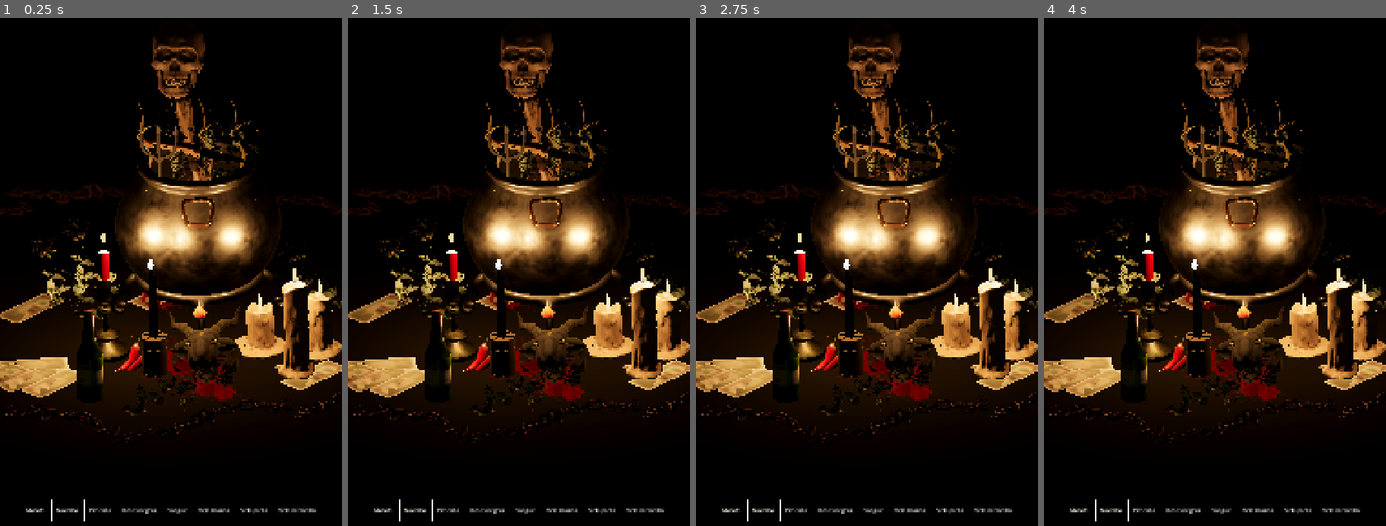
Above: before the commit, frames 1-4 (left to right).
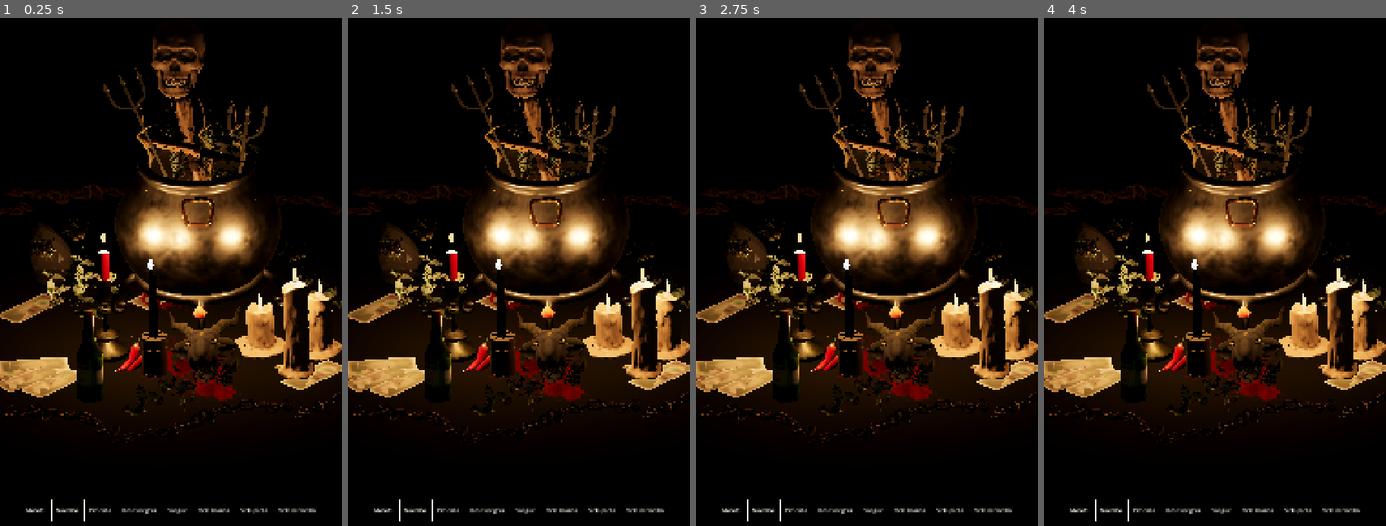
Above: after the commit, the same moments.

Repository: morphysm/BARCO
Game: Godot game, scene res://scenes/assentamento.tscn
Same seed, same stepped clock (60 frames per second), same inputs: the game is played once before the commit and once after it. This scene is started directly instead of the project's main scene.
Inputs:
- Up to frame 1 (0.25 s): no input
- Up to frame 2 (1.5 s): click "Marafo" at 0.5 s; click "Navalha" at 1.25 s
- Up to frame 3 (2.75 s): click "Pimenta" at 2 s
- Up to frame 4 (4 s): click "Rosas negras" at 2.75 s; click "Sangue" at 3.5 s

The runs differ from the first frame. In frame 1, 1.6% of the frame differs, in the area x 0-79%, y 9-73%; in frame 2, 1.6%; in frame 3, 1.6%; in frame 4, 1.6%.

Commit message:
Uma pedra preta, gerada
Nao havia modelo de pedra, e uma pedra e das poucas coisas que sai melhor
gerada que descarregada: e so massa irregular. tools/gerar_pedra.py faz
uma no Blender — 320 triangulos, 26 KB, sem textura nenhuma.

Duas decisoes que sao do `assentamento` e nao da geometria:

- nao e preta a serio nem fosca. Ao albedo 0.035 e aspereza 0.62 que tinha
  primeiro, desaparecia: na escuridao da nganga uma pedra preta fosca nao
  e uma pedra, e um buraco no ecra. Fica quase preta e POLIDA (aspereza
  0.22), e o que lhe da forma e o reflexo da chama a correr pelas arestas
- e achatada: uma pedra assenta, nao equilibra

Tambem estava a por-lha a x=-0.33, fora do alcance de qualquer vela — nao
era o material, era nao lhe chegar luz nenhuma. Fica a frente, onde a luz
bate.

A semente e argumento: outra semente da outra pedra.

Selo refeito: 46 pecas.

Co-Authored-By: Claude Opus 5 <noreply@anthropic.com>
Claude-Session: https://claude.ai/code/session_01SC7sH4GDne2bVDKqb8trML

Diff:
--- a/client/scenes/assentamento.tscn
+++ b/client/scenes/assentamento.tscn
@@ -18,8 +18,9 @@
 [ext_resource type="PackedScene" path="res://resources/modelos/one_dollar_bill.glb" id="16_xakwp"]
 [ext_resource type="PackedScene" path="res://resources/modelos/aranha.glb" id="17_dkeok"]
 [ext_resource type="PackedScene" path="res://resources/modelos/tridente.glb" id="18_lb37t"]
+[ext_resource type="PackedScene" path="res://resources/modelos/pedra_preta.glb" id="19_bb8c7"]
 
-[sub_resource type="StandardMaterial3D" id="StandardMaterial3D_dkeok"]
+[sub_resource type="StandardMaterial3D" id="StandardMaterial3D_lb37t"]
 albedo_color = Color(0.06, 0.055, 0.05, 1)
 
 [sub_resource type="PlaneMesh" id="PlaneMesh_l7rw8"]
@@ -169,4 +170,10 @@
 transform = Transform3D(-0.0001781154, 0.0021142657, 0.0005100553, 0.0004622271, 0.0005368699, -0.0020640055, -0.002125234, -6.0429782e-05, -0.0004916578, 0.032858267, 0.33121908, 0.0071037672)
 
 [node name="tridente" type="Node3D" parent="." unique_id=1974266223 instance=ExtResource("18_lb37t")]
-transform = Transform3D(0.00032430486, 0, -8.0858284e-05, 0, 0.00033423302, 0, 8.0858284e-05, 0, 0.00032430486, 0.0699813, 0.18521617, 0.07007499)
+transform = Transform3D(0.00033236452, -3.5514454e-06, 3.5112742e-05, 1.6015747e-05, 0.0003115011, -0.000120092795, -3.1448584e-05, 0.00012110398, 0.00030992983, 0.06427026, 0.30274087, 0.053025976)
+
+[node name="tridente2" type="Node3D" parent="." unique_id=749070978 instance=ExtResource("18_lb37t")]
+transform = Transform3D(0.0003323833, 0, 3.5114725e-05, -5.055938e-06, 0.00033075034, 4.785768e-05, -3.474883e-05, -4.812401e-05, 0.00032891988, 0.06427026, 0.21995232, -0.06744422)
+
+[node name="pedra_preta" type="Node3D" parent="." unique_id=2113714227 instance=ExtResource("19_bb8c7")]
+transform = Transform3D(0.053411447, 0, 0.019440176, 0, 0.056839276, 0, -0.019440176, 0, 0.053411447, -0.12738359, 0.061760858, 0.29262894)
Binary file added: client/resources/modelos/pedra_preta.glb
Not shown, added: client/resources/modelos/pedra_preta.glb.import
Not shown: 1 places in client/scenes/assentamento.tscn that only renumber resources
Not shown, changed: client/scenes/assentamento.travado
Not shown, added: tools/gerar_pedra.py
